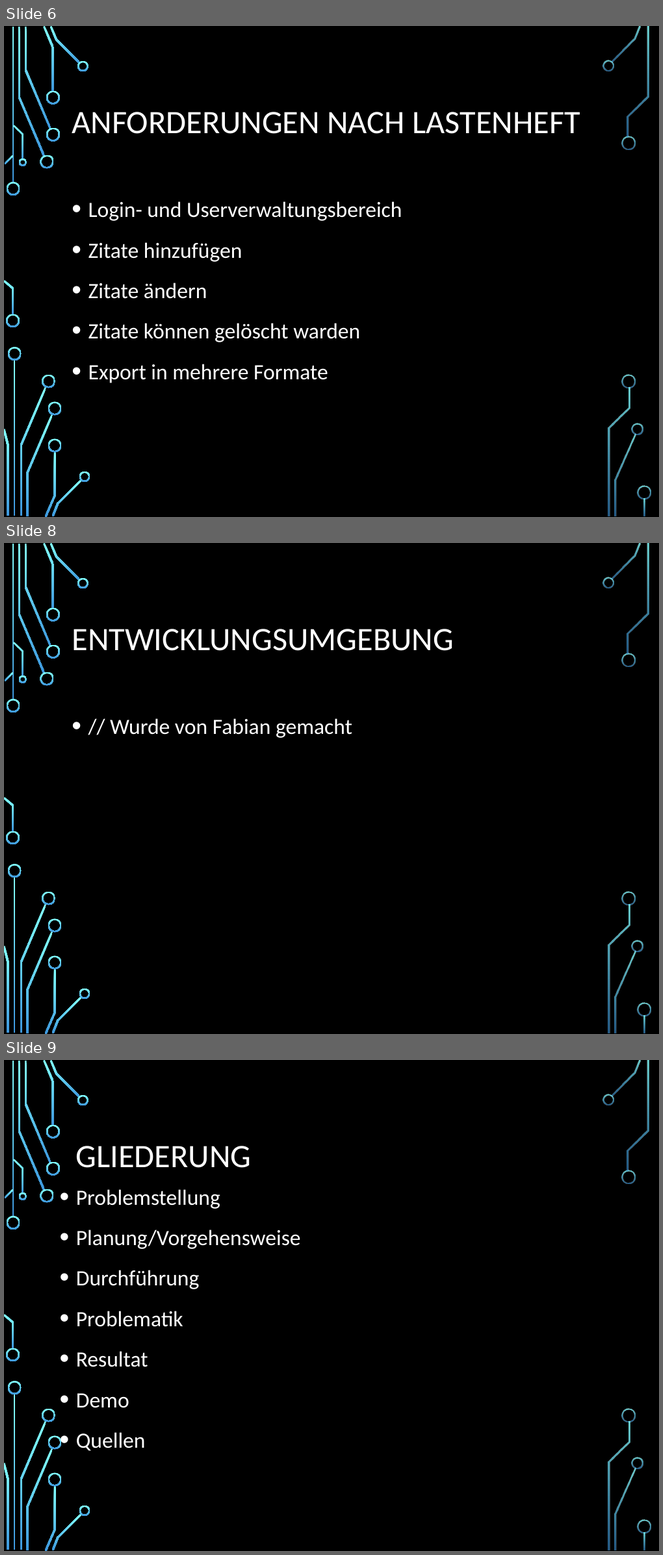
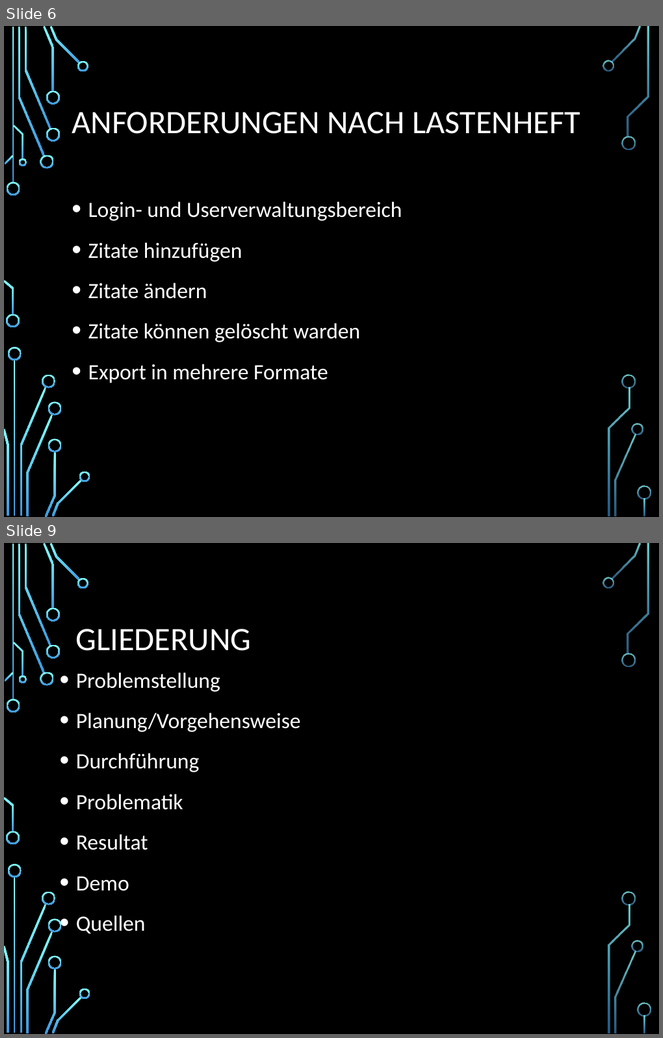
Before and after one commit to SanctumDesert/ZitateSammler, a slide deck: Zitatesammlung.pptx. Shown one above the other, each under a label of ours: slides 6, 8 and 9 before the commit, slides 6 and 9 after it; the slides between them are not shown. The pictures are 663x1555 and 663x1038 pixels, drawn with LibreOffice and Linux fonts; fonts in the diff are those of the drawing; background and template pictures are left out. Boxes give left, top, right and bottom in pixels: in the first picture for what was removed or moved away, otherwise in the second. Text is boxed around its words. In the diff, an @@ line names an element or a change of style, - is before the commit and + after.

```diff
--- a/Zitatesammlung.pptx
+++ b/Zitatesammlung.pptx
@@ slide 8 removed at <box>4,543,659,1034</box>, background picture (left out); not listed: 36 template elements that a slide beside it also shows @@
@@ title removed at <box>72,629,454,651</box> @@
-ENTWICKLUNGSUMGEBUNG
@@ text removed at <box>110,719,352,738</box> @@
-• // Wurde von Fabian gemacht
```
Also in this commit, not shown: 4 slides changed, 1 slide added.
